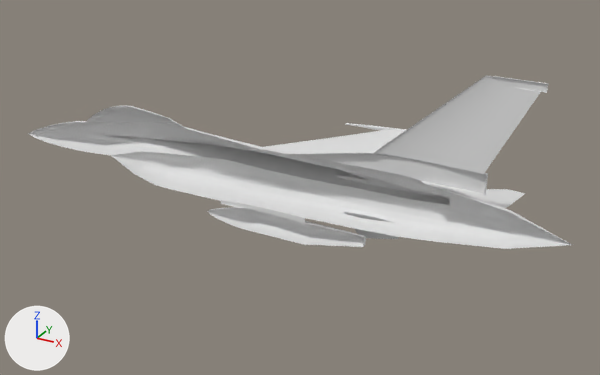
The Blender file f16/openfoam/models/blend/f16_tank_300.blend: old version first, new version second.
The view is the same before and after, from a 50 mm camera at (10.55, -16.96, 8.4) aimed at (1.13, 0.16, -0.16). The lights are fixed; the arrows at lower left show +X, +Y and +Z.

Objects in the first picture: 'Fuselage'.
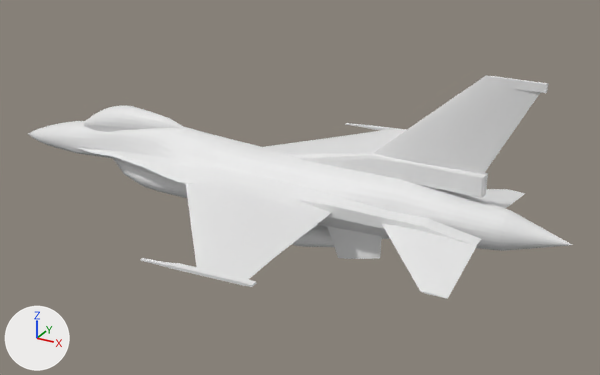
Changed parts and their boxes (x1, y1, x2, y2) in the pictures (600 x 375 px):
'Fuselage', modifiers changed (29% taller)
    before: (28, 75, 572, 249)
    after: (28, 75, 572, 299)

The change, as a list of edits to the scene's bpy script:
```text
Change ob_fuselage:
    add _m = ob_fuselage.modifiers.new('Mirror', 'MIRROR')
    add _m.use_axis = (False, True, False)
    add _m.use_clip = True
```
